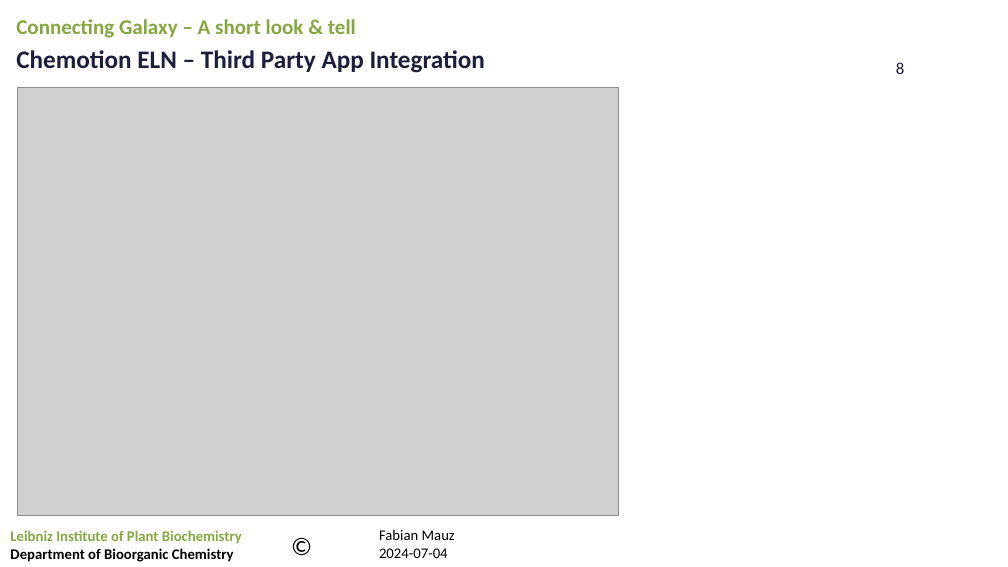
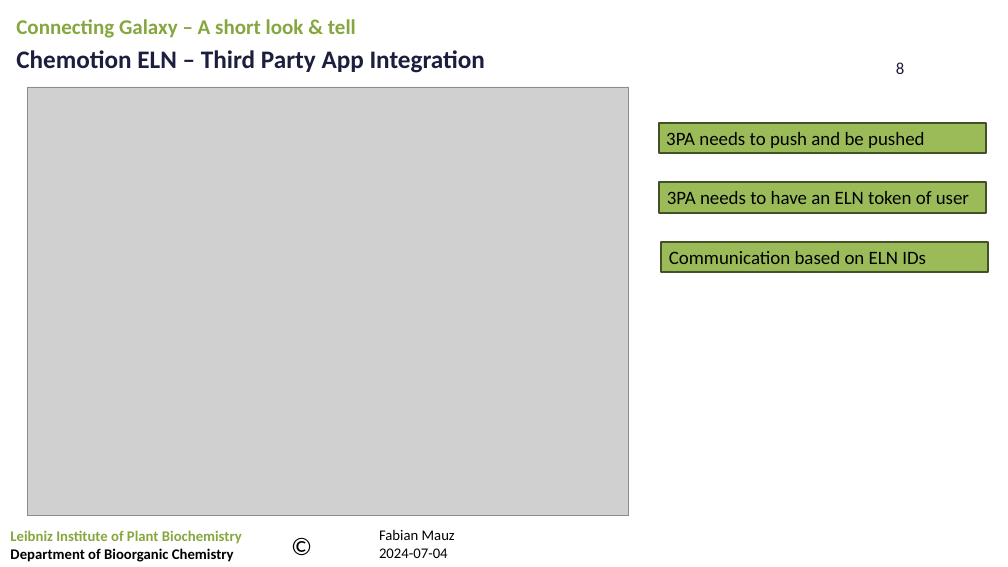
Before and after one commit to FabianMauz/ipb-talk-galaxy-api-20240704, a slide deck: slide 8 of talk/20240704_galaxy-api.pptx. Drawn at 1008x567 pixels with LibreOffice and Linux fonts; fonts in the diff are those of the drawing; grey boxes stand for pictures; background and template pictures are left out. Boxes give left, top, right and bottom in pixels: in the first picture for what was removed or moved away, otherwise in the second. Text is boxed around its words. In the diff, an @@ line names an element or a change of style, - is before the commit and + after.

```diff
--- a/talk/20240704_galaxy-api.pptx
+++ b/talk/20240704_galaxy-api.pptx
@@ picture: place and size @@
-picture at box(17, 87, 619, 516)
+picture at box(28, 87, 629, 516)
@@ rectangle added at box(659, 123, 986, 153), fill #9BBB59, outline #445227 2 pt, 18 pt, text #000000 @@
+3PA needs to push and be pushed
@@ rectangle added at box(659, 182, 986, 212), fill #9BBB59, outline #445227 2 pt, 18 pt, text #000000 @@
+3PA needs to have an ELN token of user
@@ rectangle added at box(662, 242, 988, 272), fill #9BBB59, outline #445227 2 pt, 18 pt, text #000000 @@
+Communication based on ELN IDs
```
Also in this commit, not shown: 2 other slides changed, 1 slide added, 3 other files.
